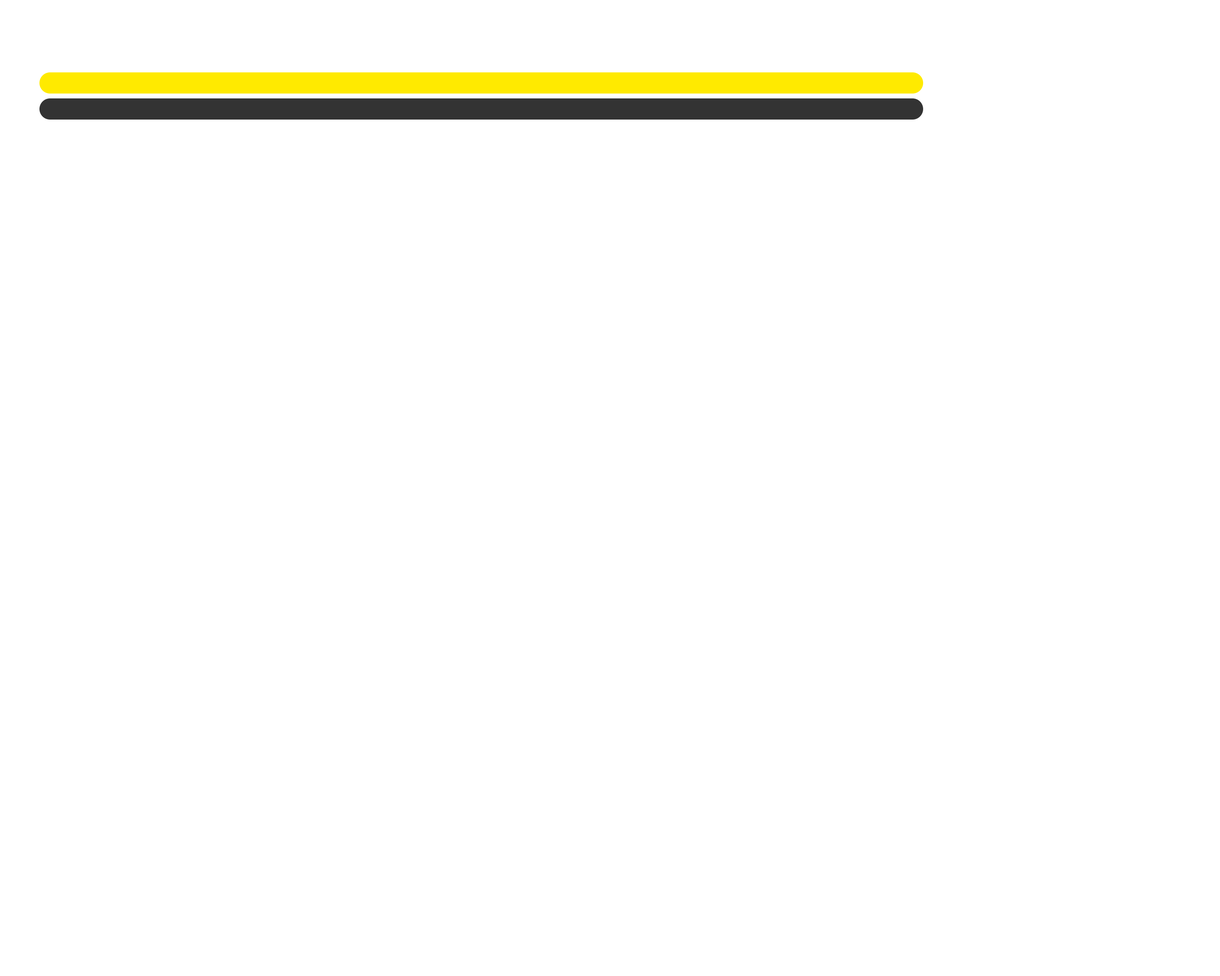
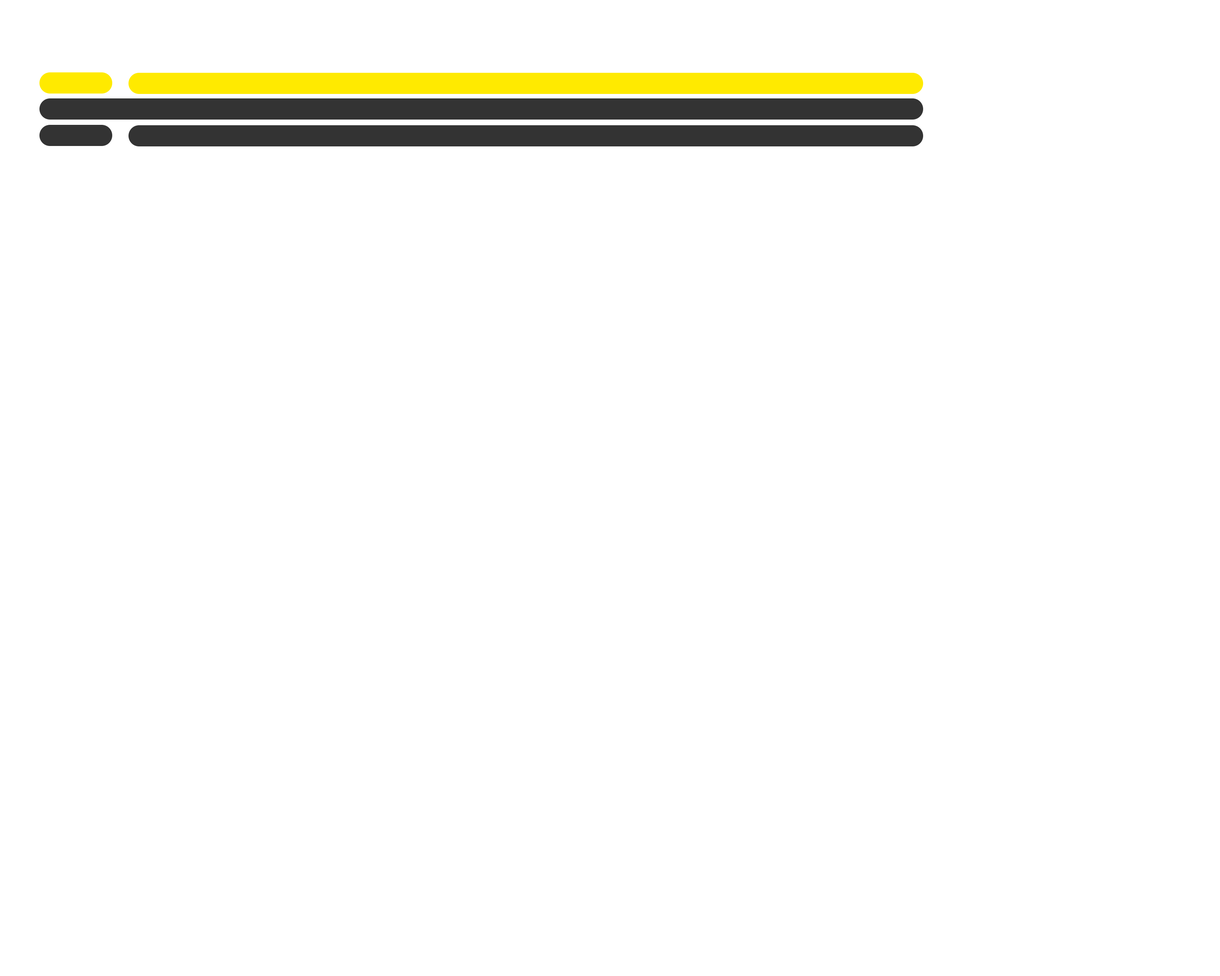
Before/after of a 1220px x 976px layered artwork. What changed in the layer stack:
added layer "SP copy" (80%) above "SP" over [39,124,924,147]
added layer "SP" above "SP-" over [101,72,924,94]
renamed "SP" to "SP-", hid it over [101,72,924,94]
